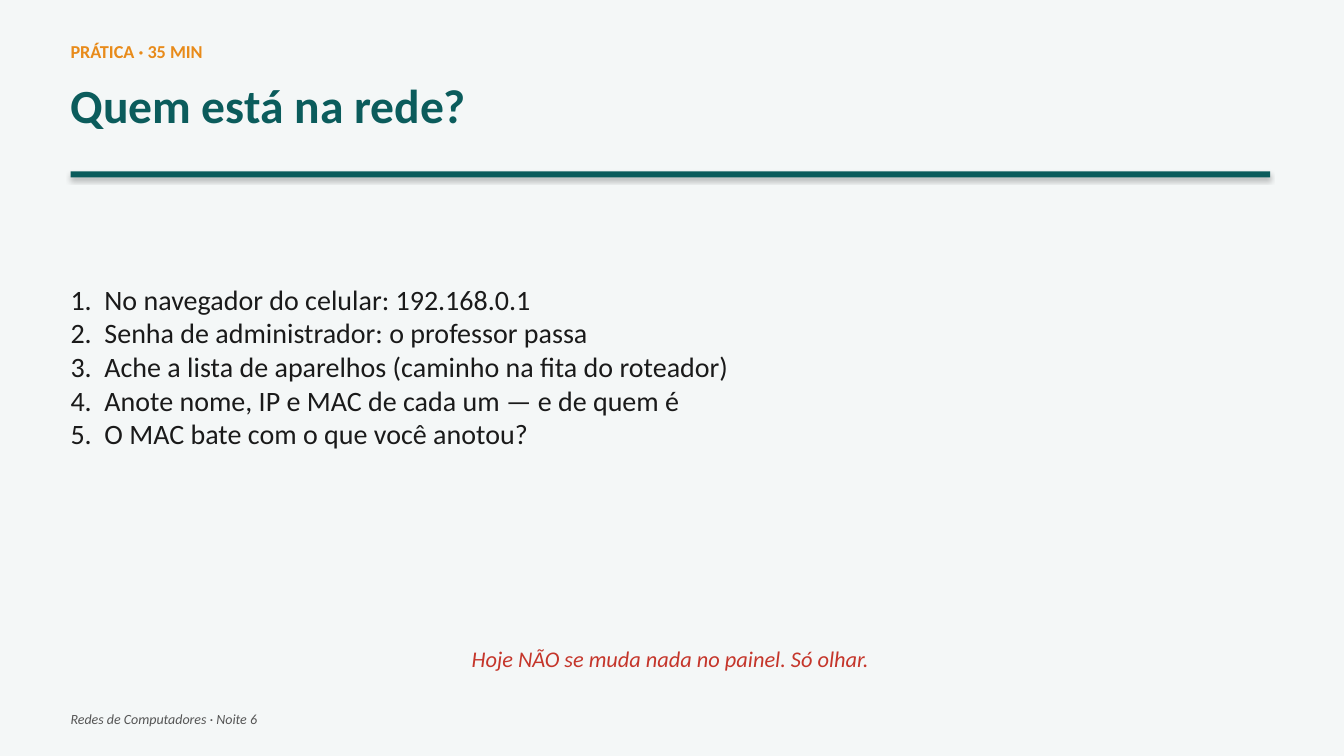
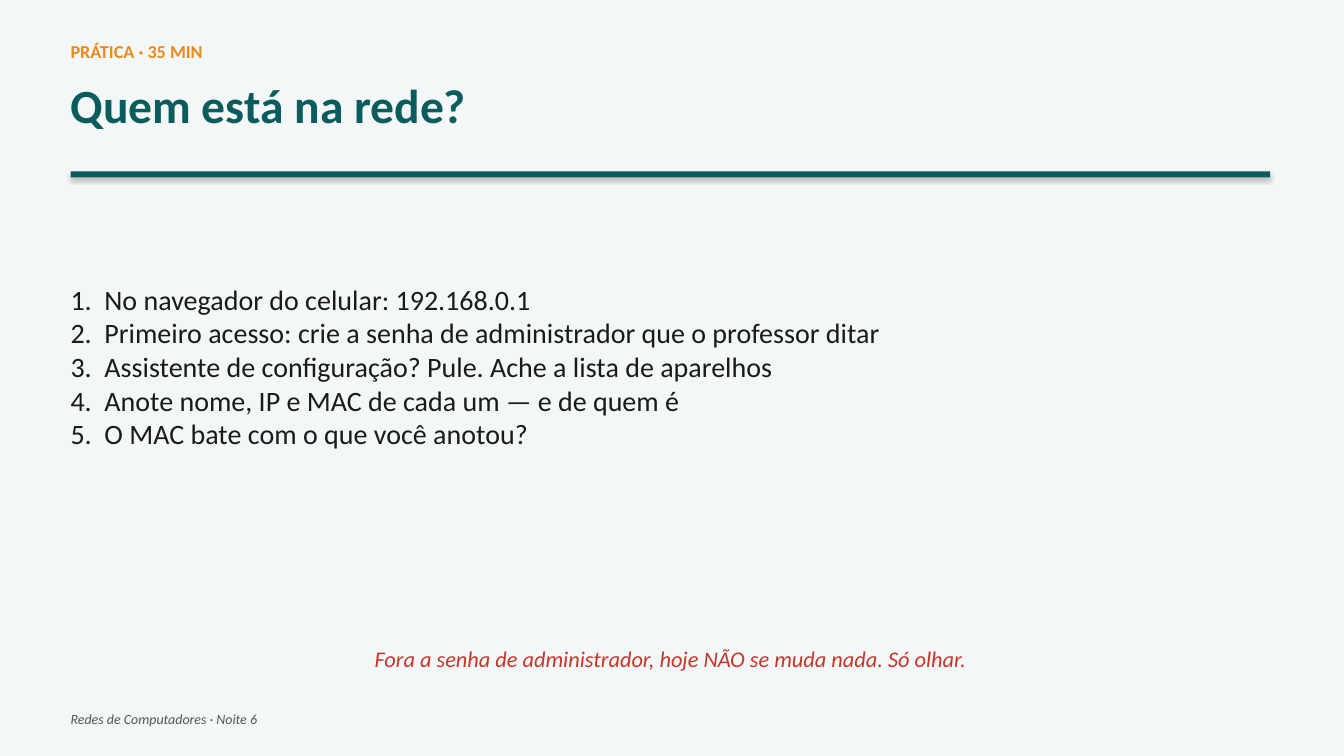
Before and after one commit to joninedel-prog/gerador_contratos, a slide deck: slide 16 of Aula - Redes 6 - Endereco na rede.pptx. Drawn at 1344x756 pixels with LibreOffice and Linux fonts; fonts in the diff are those of the drawing. Boxes give left, top, right and bottom in pixels: in the first picture for what was removed or moved away, otherwise in the second. Text is boxed around its words. In the diff, an @@ line names an element or a change of style, - is before the commit and + after.

```diff
--- a/Aula - Redes 6 - Endereco na rede.pptx
+++ b/Aula - Redes 6 - Endereco na rede.pptx
@@ text at (71,323,879,382): text changed @@
-2. Senha de administrador: o professor passa
-3. Ache a lista de aparelhos (caminho na fita do roteador)
+2. Primeiro acesso: crie a senha de administrador que o professor ditar
+3. Assistente de configuração? Pule. Ache a lista de aparelhos
@@ text at (375,649,966,671): text changed @@
-Hoje NÃO se muda nada no painel. Só olhar.
+Fora a senha de administrador, hoje NÃO se muda nada. Só olhar.
```
Also in this commit, not shown: 1 other slide changed, 4 other files.
